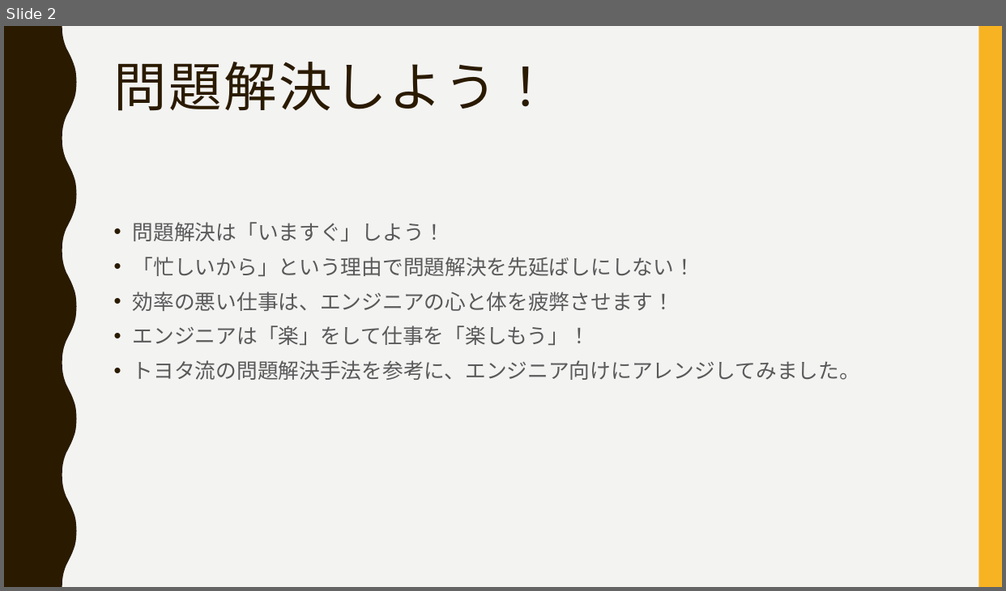
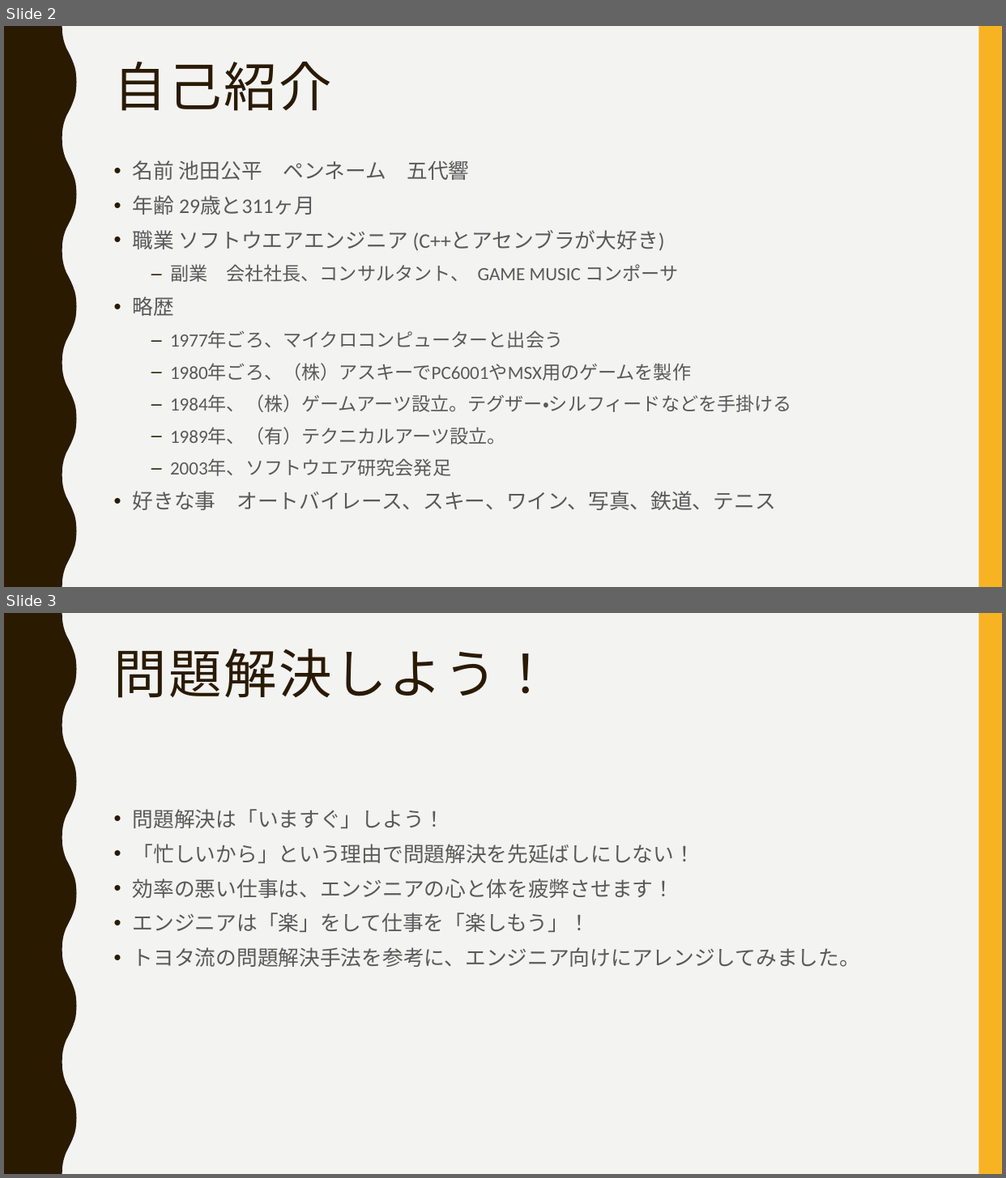
Before and after one commit to ssa-study/documents, a slide deck: ProblemSolvingForEngineer.pptx. Shown one above the other, each under a label of ours: slide 2 before the commit, slides 2 and 3 after it. The pictures are 1006x591 and 1006x1178 pixels, drawn with LibreOffice and Linux fonts; fonts in the diff are those of the drawing. Boxes give left, top, right and bottom in pixels: in the first picture for what was removed or moved away, otherwise in the second. Text is boxed around its words. In the diff, an @@ line names an element or a change of style, - is before the commit and + after.

```diff
--- a/ProblemSolvingForEngineer.pptx
+++ b/ProblemSolvingForEngineer.pptx
@@ slide 2 added at <box>4,26,1002,587</box>, background #F3F3F2; not listed: 2 template elements that a slide beside it also shows @@
@@ title added at <box>114,62,332,111</box>, 51 pt, text #2A1A00 @@
+自己紹介
@@ text added at <box>133,160,792,510</box>, 18 pt, text #595959 @@
+• 名前 池田公平 ペンネーム 五代響
+• 年齢 29歳と311ヶ月
+• 職業 ソフトウエアエンジニア (C++とアセンブラが大好き)
+  – 副業 会社社長、コンサルタント、 GAME MUSIC コンポーサ
+• 略歴
+  – 1977年ごろ、マイクロコンピューターと出会う
+  – 1980年ごろ、（株）アスキーでPC6001やMSX用のゲームを製作
+  – 1984年、（株）ゲームアーツ設立。テグザー・シルフィードなどを手掛ける
+  – 1989年、（有）テクニカルアーツ設立。
+  – 2003年、ソフトウエア研究会発足
+• 好きな事 オートバイレース、スキー、ワイン、写真、鉄道、テニス
@@ what was slide 2 is now slide 3 @@
```
Also in this commit, not shown: 1 slide changed, 1 other file.
